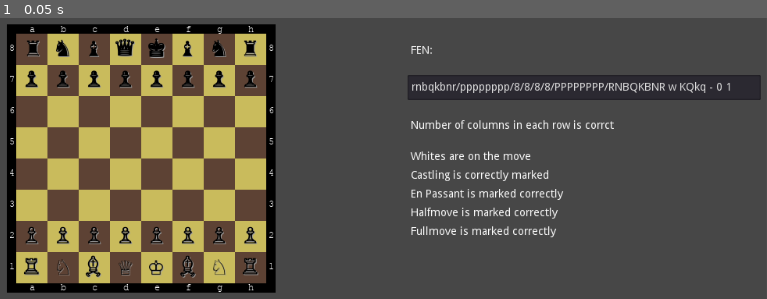
Above: before the commit, frame 1.
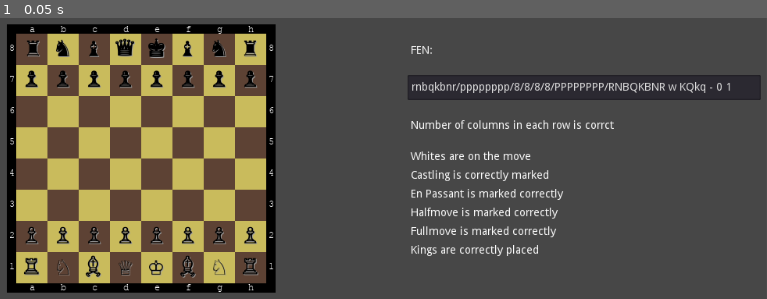
Above: after the commit, the same moment.

Repository: JakubMckowiak/check-fen
Game: Godot game, scene res://Main.tscn
Two runs of this game, one before a commit and one after it. Both use one fixed random seed, a clock stepped at 60 frames per second and the inputs below.
Inputs:
- Up to frame 1 (0.05 s): no input

The runs differ from the first frame. In frame 1, 0.3% of the frame differs, in the area x 53-71%, y 80-85%.

Commit message:
Kings placement validation added

Diff:
--- a/Main.gd
+++ b/Main.gd
@@ -127,6 +127,8 @@
 	else:
 		$ValidateFMLabel.text = "Fullmove is marked incorrectly"
 
+	$ValidateKingLabel.text = correctKing()
+
 func messCleaner():
 	board = cleanBoard
 	paintBoard()
@@ -252,7 +254,7 @@
 	return false
 
 func isHalfMove(n):
-	if n == "-":
+	if n == "0":
 		return true
 	elif len(n)>3:
 		return false
@@ -264,7 +266,7 @@
 	return true
 
 func isFullMove(n, half):
-	if n == "-":
+	if n == "0":
 		return true
 	elif len(n)>2:
 		return false
@@ -274,6 +276,50 @@
 	if (int(n)/2)>int(half):
 		return false
 	return true
+
+func correctKing():
+	var King = 0
+	var king = 0
+	var ki = ""
+	var kj = ""
+	# checking for amount of kings and not next
+	# to each other
+	for i in range(len(board)):
+		if (king>1 || King>1):
+			return "There are too many kings!"
+		for j in range(len(board[i])):
+			if board[i][j][1] == "k":
+				# if we find a king, we take his coordinates
+				# and check for any nearby
+				if kingNear(i,j):
+					return "Kings are too close"
+				king += 1
+			elif board[i][j][1] == "K":
+				# if we find a king, we take his coordinates
+				# and check for any nearby
+				if kingNear(i,j):
+					return "Kings are too close"
+				King += 1
+	if (king==0 || King==0):
+		return "King is missing"
+	return "Kings are correctly placed"
+
+func kingNear(r,c):
+	# we check only the one on right in the same row
+	# and -1 , 0 , 1 positions in next row
+	if c<7:
+		if board[r][c+1][1] == "k" or board[r][c+1][1] == "K":
+			return true
+	if c>0 and r<7:
+		if board[r+1][c-1][1] == "k" or board[r+1][c-1][1] == "K":
+			return true
+	if r<7:
+		if board[r+1][c][1] == "k" or board[r+1][c][1] == "K":
+			return true
+	if c<7 and r<7:
+		if board[r+1][c+1][1] == "k" or board[r+1][c+1][1] == "K":
+			return true
+	return false
 
 func paintBoard():
 	$Background/a8/Label.text = board[0][0][1]
--- a/Main.tscn
+++ b/Main.tscn
@@ -1818,7 +1818,16 @@
 margin_left = 568.0
 margin_top = 312.0
 margin_right = 608.0
-margin_bottom = 318.0
+margin_bottom = 326.0
+__meta__ = {
+"_edit_use_anchors_": false
+}
+
+[node name="ValidateKingLabel" type="Label" parent="."]
+margin_left = 568.0
+margin_top = 336.0
+margin_right = 608.0
+margin_bottom = 350.0
 __meta__ = {
 "_edit_use_anchors_": false
 }
